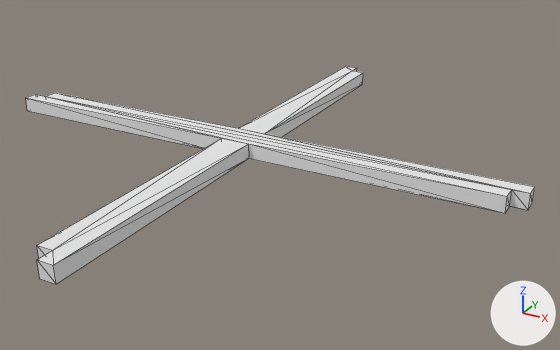
One commit to the OBJ model Godot/tanks-of-freedom-ii/assets/units/blue/heli_rotor.obj: the scene before it, then after it.
Camera for both pictures: a camera (50 mm lens) standing at (2.44, -4.06, 3.36) and looking at (0.24, -0.06, 1.36). The lights are fixed; the arrows at lower right show +X, +Y and +Z. Mesh edges are drawn as thin lines. Where no turn or scale is listed for an object, it has been applied to the vertices.

The scene before the commit, as lines of its bpy script (objects in view):
```python
mat_palette = principled_material('palette')
mat_palette.base_color = (0.8, 0.8, 0.8)  # white #e7e7e7
mat_palette.roughness = 1.0
me_untitled = bpy.data.meshes.new('Untitled')
me_untitled.from_pydata(...)  # 40 vertices, 76 faces; spans x -1.8..1.8, y -1.9..1.7, z 1.5..1.6
me_untitled.materials.append(mat_palette)  # white #e7e7e7
ob_untitled = bpy.data.objects.new('Untitled', me_untitled)
ob_untitled.location = (0.0, 0.0, 0.0)
```
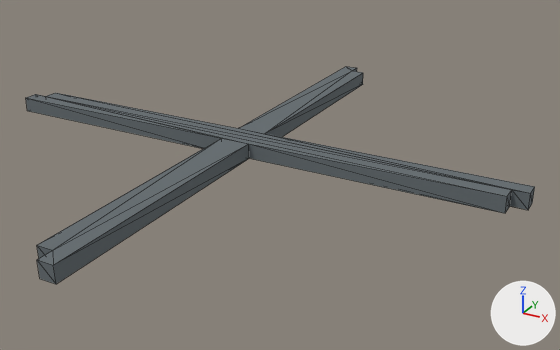
Location of each change, (x1, y1, x2, y2) in pixels of the pictures (560 x 350 px):
'Untitled', surface changed (white to grey): (26, 66, 535, 284) in both

The change in detail:
Picture 'heli_rotor.png' (img_heli_rotor_png) is new.
In material 'palette' (mat_palette), base_color is no longer (0.8, 0.8, 0.8), white #e7e7e7.
In material 'palette' (mat_palette), texture is now set to img_heli_rotor_png.
